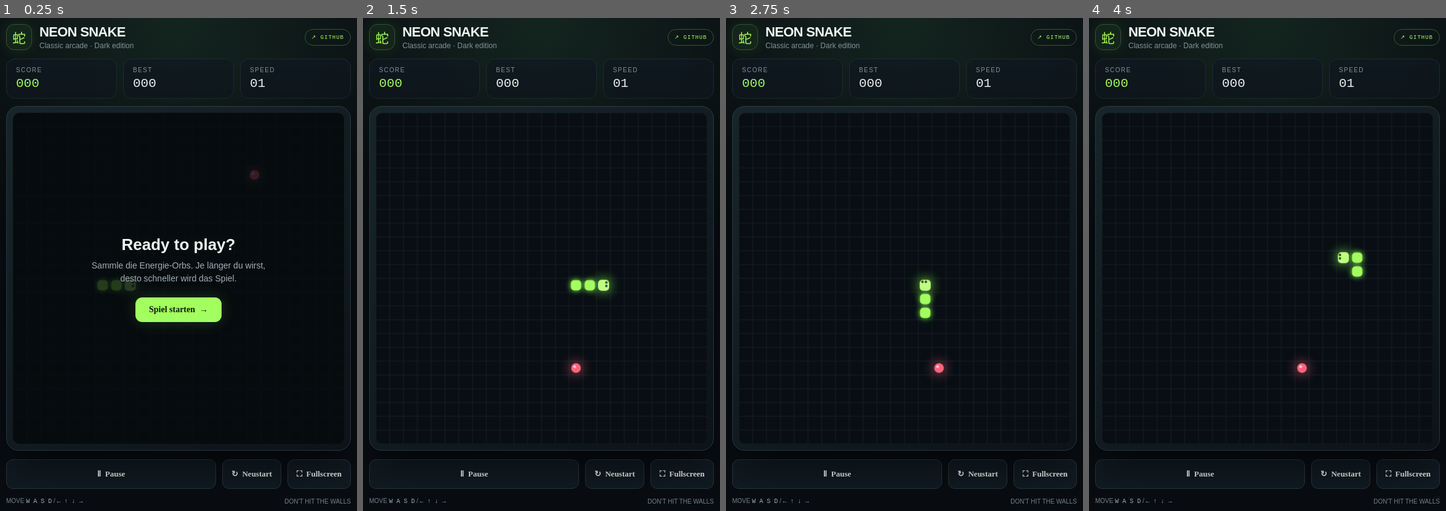
Above: before the commit, frames 1-4 (left to right).
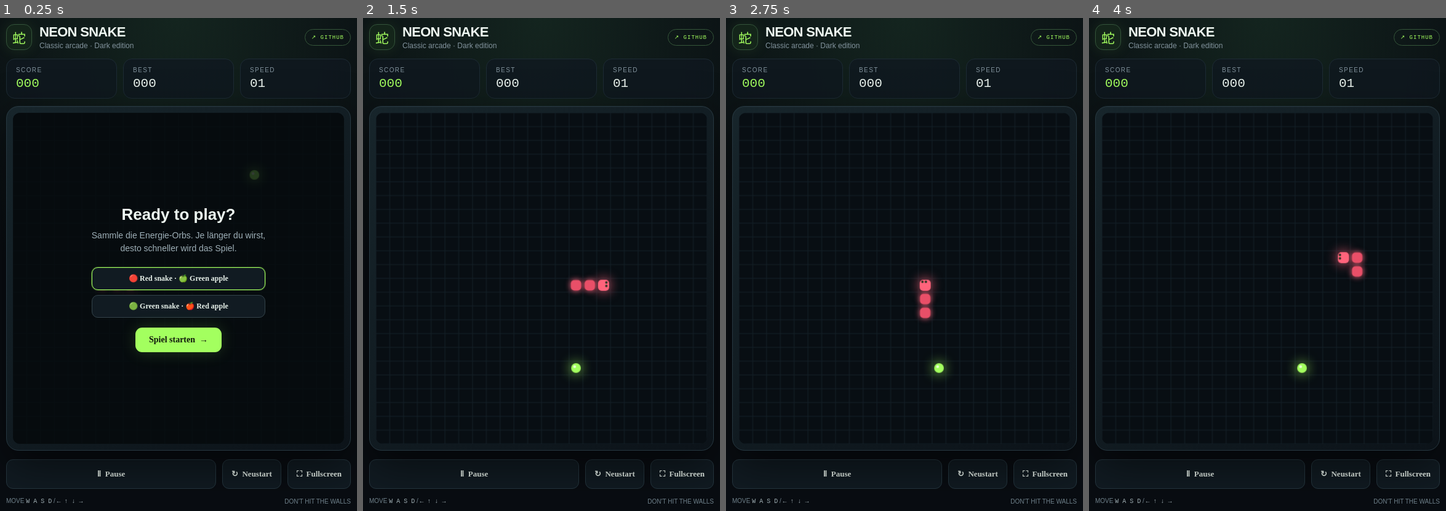
Above: after the commit, the same moments.

Repository: Pamo1705/Snake-game
Game: browser game, page index.html
Same seed, same stepped clock (60 frames per second), same inputs: the game is played once before the commit and once after it.
Inputs (mouse positions are in pixels of both pictures, inside the frame that each line leads up to):
- Up to frame 1 (0.25 s): no input
- Up to frame 2 (1.5 s): click "Spiel starten →" at 0.27 s; hold Right from 1.03 s (still down); click (541, 308) at 1.07 s
- Up to frame 3 (2.75 s): release Right at 1.53 s; hold Down 1.58-1.85 s; click (836, 244) at 1.67 s; hold Left 1.9-2.47 s; click (968, 229) at 2.27 s; hold Up from 2.52 s (still down)
- Up to frame 4 (4 s): release Up at 2.82 s; click (1317, 343) at 2.87 s; hold Right 2.87-3.53 s; click (1185, 363) at 3.47 s; hold Up 3.58-3.82 s; hold Left from 3.87 s (still down)

The runs differ from the first frame. In frame 1, 4.5% of the frame differs, in the area x 25-75%, y 30-68%; in frame 2, 0.4%; in frame 3, 0.4%; in frame 4, 0.4%.

Commit message:
Add selectable snake and apple colour themes

Diff:
--- a/index.html
+++ b/index.html
@@ -12,7 +12,7 @@
     .shell{width:min(100%,560px)}header{display:flex;align-items:center;justify-content:space-between;margin-bottom:20p …(637 unchanged characters)…
     .stats{display:grid;grid-template-columns:1fr 1fr 1fr;gap:10px;margin-bottom:12px}.stat{background:#101820cc;border …(275 unchanged characters)…
     .board-wrap{position:relative;padding:10px;background:linear-gradient(145deg,#17252b,#0c1319);border:1px solid #263740;border-radius:20px;box-shadow:0 24px 70px #0008, inset 0 1px #ffffff08}.board{display:block;width:100%;aspect-ratio:1;background:#080e13;border-radius:12px;touch-action:none}
-    .overlay{position:absolute;inset:10px;display:grid;place …(418 unchanged characters)… htness(1.08);transform:translateY(-1px)}
+    .overlay{position:absolute;inset:10px;display:grid;place …(418 unchanged characters)… htness(1.08);transform:translateY(-1px)}.theme-picker{display:grid;gap:8px;margin:0 0 16px}.theme-choice{background:#111b22;color:#e6f0e9;border:1px solid #34434a;border-radius:10px;padding:10px 12px;font:600 12px "Space Grotesk";cursor:pointer}.theme-choice.selected{border-color:#a3ff5f;box-shadow:0 0 0 1px #a3ff5f44}.theme-choice:focus-visible{outline:2px solid var(--green);outline-offset:2px}
     .controls{display:flex;gap:10px;margin-top:14px}.controls button,.dpad button{background:#111b22;color:#e6f0e9;bord …(208 unchanged characters)…
     .bottom{display:flex;justify-content:space-between;align-items:center;margin-top:14px;color:#71838d;font-size:11px} …(1106 unchanged characters)…
     .shell:fullscreen{width:100%;height:100%;max-width:none;overflow:auto;background:radial-gradient(ellipse at 50% 0%, …(434 unchanged characters)…
@@ -29,7 +29,7 @@
     </section>
     <div class="board-wrap">
       <canvas class="board" id="game" width="480" height="480" aria-label="Snake Spielfeld"></canvas>
-      <div class="overlay" id="overlay"><div class="modal">< …(97 unchanged characters)… br> desto schneller wird das Spiel.</p><button class="primary" id="start">Spiel starten&nbsp; →</button></div></div>
+      <div class="overlay" id="overlay"><div class="modal">< …(97 unchanged characters)… br> desto schneller wird das Spiel.</p><div class="theme-picker" aria-label="Choose a colour theme"><button type="button" class="theme-choice selected" data-theme="red" aria-pressed="true">🔴 Red snake · 🍏 Green apple</button><button type="button" class="theme-choice" data-theme="green" aria-pressed="false">🟢 Green snake · 🍎 Red apple</button></div><button class="primary" id="start">Spiel starten&nbsp; →</button></div></div>
     </div>
     <div class="controls"><button class="grow" id="pause">Ⅱ &nbsp;Pause</button><button id="restart">↻ &nbsp;Neustart</button><button id="fullscreen" aria-label="Toggle fullscreen">⛶ &nbsp;Fullscreen</button></div></div>
     <div class="bottom"><span>MOVE <span class="keys">W A S D</span> / <span class="keys">← ↑ ↓ →</span></span><span>DON'T HIT THE WALLS</span></div>
@@ -38,7 +38,7 @@
 (() => {
   const canvas=document.getElementById('game'),ctx=canvas.getContext('2d'),overlay=document.getElementById('overlay');
   const scoreEl=document.getElementById('score'),bestEl=document.getElementById('best'),speedEl=document.getElementById('speed');
-  const SIZE=24,CELL=20;let snake,food,dir,nextDir,score,best=0,running=false,paused=false,over=true,timer=null,tick=145;
+  const SIZE=24,CELL=20;let snake,food,dir,nextDir,score,theme='red',best=0,running=false,paused=false,over=true,timer=null,tick=145;
   try{best=Math.max(0,Number(localStorage.getItem('neonSnakeBest'))||0)}catch(e){best=0}
   bestEl.textContent=String(best).padStart(3,'0');
   function reset(){snake=[{x:8,y:12},{x:7,y:12},{x:6,y:12}];dir={x:1,y:0};nextDir={x:1,y:0};score=0;tick=145;placeFood();updateStats();draw()}
@@ -47,8 +47,8 @@
   function draw(){
     ctx.fillStyle='#080e13';ctx.fillRect(0,0,480,480);
     ctx.strokeStyle='#142129';ctx.lineWidth=1;for(let i=0;i<=SIZE;i++){ctx.beginPath();ctx.moveTo(i*CELL,0);ctx.lineTo(i*CELL,480);ctx.stroke();ctx.beginPath();ctx.moveTo(0,i*CELL);ctx.lineTo(480,i*CELL);ctx.stroke()}
-    const fx=(food.x+.5)*CELL,fy=(food.y+.5)*CELL;ctx.shadowColor='#ff647c';ctx.shadowBlur=18;ctx.fillStyle='#ff647c';ctx.beginPath();ctx.arc(fx,fy,7,0,Math.PI*2);ctx.fill();ctx.shadowBlur=0;ctx.fillStyle='#ffd1d8';ctx.beginPath();ctx.arc(fx-2,fy-2,2,0,Math.PI*2);ctx.fill();
-    snake.forEach((p,i)=>{const pad=i===0?2:2.5;ctx.shadowColor='#83f34f';ctx.shadowBlur=i===0?17:8;ctx.fillStyle=i===0?'#c0ff83':i<3?'#a3ff5f':'#65c94b';roundRect(ctx,p.x*CELL+pad,p.y*CELL+pad …(329 unchanged characters)…
+    const appleColor=theme==='red'?'#a3ff5f':'#ff647c',appleGlow=theme==='red'?'#a3ff5f':'#ff647c';const snakeHead=theme==='red'?'#ff647c':'#c0ff83',snakeBody=theme==='red'?'#e94f68':'#a3ff5f',snakeTail=theme==='red'?'#b93650':'#65c94b';const fx=(food.x+.5)*CELL,fy=(food.y+.5)*CELL;ctx.shadowColor=appleGlow;ctx.shadowBlur=18;ctx.fillStyle=appleColor;ctx.beginPath();ctx.arc(fx,fy,7,0,Math.PI*2);ctx.fill();ctx.shadowBlur=0;ctx.fillStyle=theme==='red'?'#eaffd8':'#ffd1d8';ctx.beginPath();ctx.arc(fx-2,fy-2,2,0,Math.PI*2);ctx.fill();
+    snake.forEach((p,i)=>{const pad=i===0?2:2.5;ctx.shadowColor=theme==='red'?'#ff647c':'#83f34f';ctx.shadowBlur=i===0?17:8;ctx.fillStyle=i===0?snakeHead:i<3?snakeBody:snakeTail;roundRect(ctx,p.x*CELL+pad,p.y*CELL+pad …(329 unchanged characters)…
   }
   function roundRect(c,x,y,w,h,r){c.beginPath();c.roundRect(x,y,w,h,r)}
   function step(){dir=nextDir;const head={x:snake[0].x+dir.x,y:snake[0].y+dir.y};if(head.x<0||head.y<0||head.x>=SIZE||h …(391 unchanged characters)…
@@ -56,6 +56,7 @@
   function endGame(){running=false;over=true;clearInterval(timer);document.getElementById('headline').textContent='Game …(230 unchanged characters)…
   function pause(){if(over)return;if(paused){paused=false;running=true;timer=setInterval(step,tick);document.getElement …(408 unchanged characters)…
   function setDir(d){const dirs={up:{x:0,y:-1},down:{x:0,y:1},left:{x:-1,y:0},right:{x:1,y:0}};const n=dirs[d];if(!n)return;if(over){start()}if(!(n.x===-dir.x&&n.y===-dir.y))nextDir=n}
+  document.querySelectorAll('.theme-choice').forEach(button=>button.addEventListener('click',()=>{theme=button.dataset.theme;document.querySelectorAll('.theme-choice').forEach(option=>{const selected=option===button;option.classList.toggle('selected',selected);option.setAttribute('aria-pressed',String(selected))});draw()}));
   document.getElementById('start').addEventListener('click',()=>{if(paused){pause();return}start();document.getElementById('start').textContent='Spiel starten  →'});
   document.getElementById('pause').addEventListener('click',pause);
   const fullscreenButton=document.getElementById('fullscreen');
